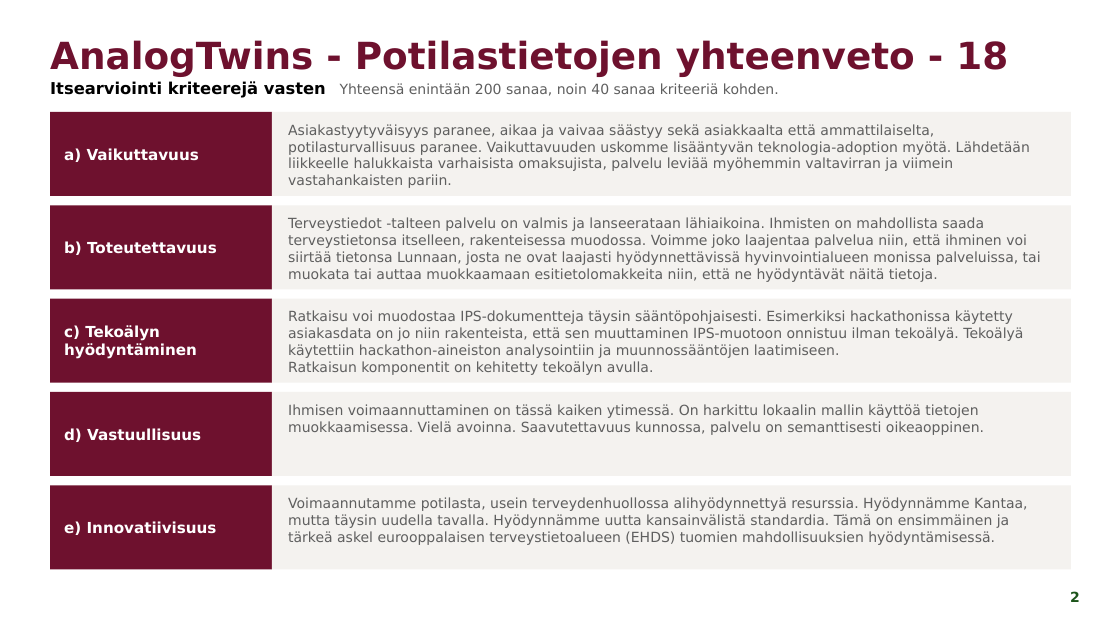
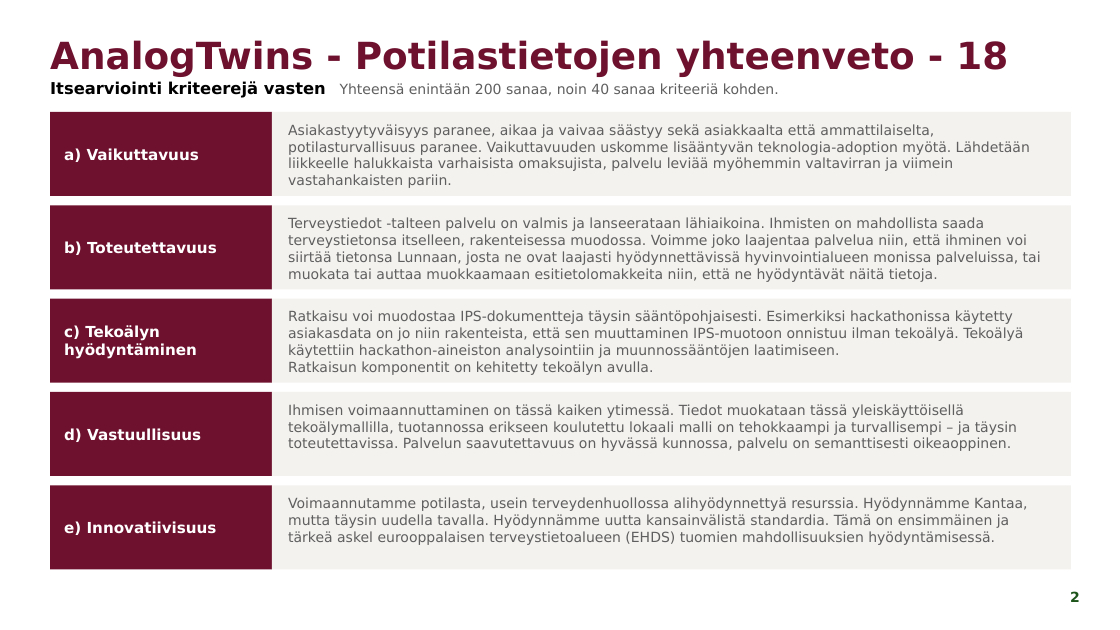
Before and after one commit to Sensotrend/hackathon-questionnaires, a slide deck: slide 2 of video/Sote-AI-Hackathon_AnalogTwins_IPS-demo.pptx. Drawn at 1120x630 pixels with LibreOffice and Linux fonts; fonts in the diff are those of the drawing. Boxes give left, top, right and bottom in pixels: in the first picture for what was removed or moved away, otherwise in the second. Text is boxed around its words. In the diff, an @@ line names an element or a change of style, - is before the commit and + after.

Commit message:
Update slide deck

```diff
--- a/video/Sote-AI-Hackathon_AnalogTwins_IPS-demo.pptx
+++ b/video/Sote-AI-Hackathon_AnalogTwins_IPS-demo.pptx
@@ text in rectangle at <box>288,404,1017,451</box>: text changed @@
-Ihmisen voimaannuttaminen on tässä kaiken ytimessä. On harkittu lokaalin mallin käyttöä tietojen muokkaamisessa. Vielä avoinna. Saavutettavuus kunnossa, palvelu on semanttisesti oikeaoppinen.
+Ihmisen voimaannuttaminen on tässä kaiken ytimessä. Tiedot muokataan tässä yleiskäyttöisellä tekoälymallilla, tuotannossa erikseen koulutettu lokaali malli on tehokkaampi ja turvallisempi – ja täysin toteutettavissa. Palvelun saavutettavuus on hyvässä kunnossa, palvelu on semanttisesti oikeaoppinen.
```
Also in this commit, not shown: 2 other slides changed.
